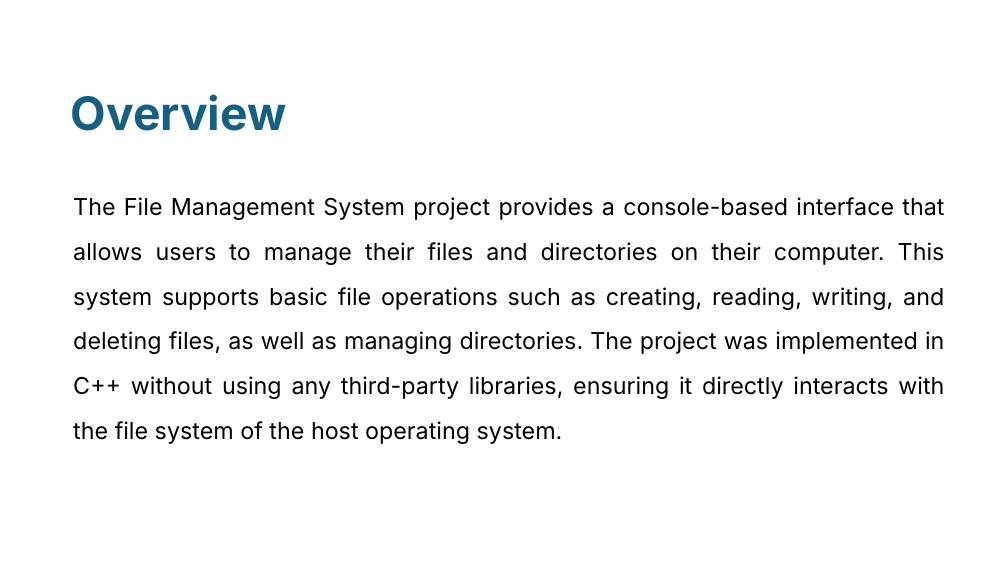
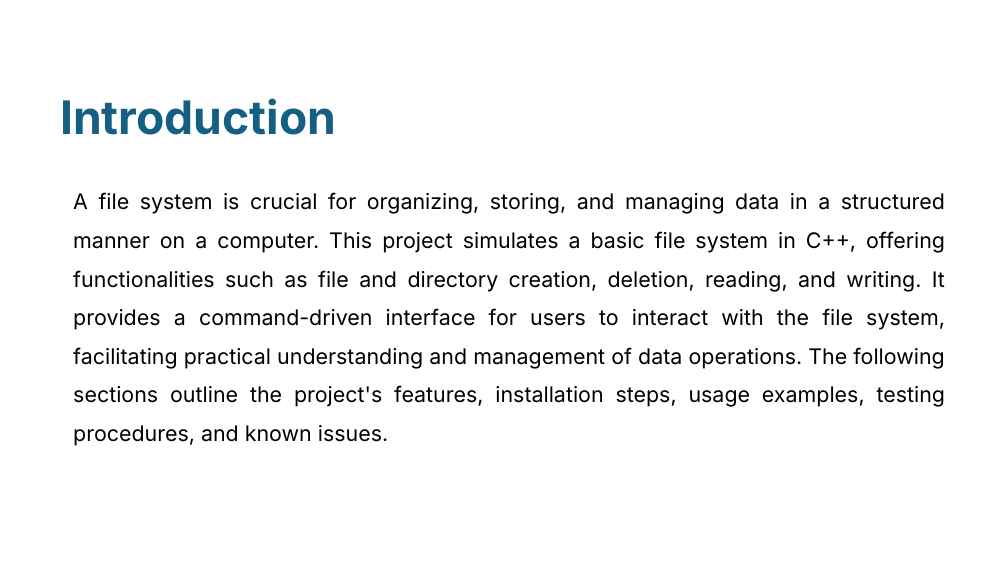
Before and after one commit to idris0024/filesystem, a slide deck: slide 2 of presentation/final_presentations.pptx. Drawn at 1008x567 pixels with LibreOffice and Linux fonts; fonts in the diff are those of the drawing. Boxes give left, top, right and bottom in pixels: in the first picture for what was removed or moved away, otherwise in the second. Text is boxed around its words. In the diff, an @@ line names an element or a change of style, - is before the commit and + after.

```diff
--- a/presentation/final_presentations.pptx
+++ b/presentation/final_presentations.pptx
@@ title at (x1=60, y1=98, x2=336, y2=135): text changed @@
-Overview
+Introduction
@@ subtitle at (x1=73, y1=192, x2=946, y2=446): text changed; size 22.2 to 20.4 pt @@
-The File Management System project provides a console-based interface that allows users to manage their files and directories on their computer. This system supports basic file operations such as creating, reading, writing, and deleting files, as well as managing directories. The project was implemented in C++ without using any third-party libraries, ensuring it directly interacts with the file system of the host operating system.
+A file system is crucial for organizing, storing, and managing data in a structured manner on a computer. This project simulates a basic file system in C++, offering functionalities such as file and directory creation, deletion, reading, and writing. It provides a command-driven interface for users to interact with the file system, facilitating practical understanding and management of data operations. The following sections outline the project's features, installation steps, usage examples, testing procedures, and known issues.
```
Also in this commit, not shown: 5 other slides changed, 1 slide added, 1 slide removed, 6 other files.
